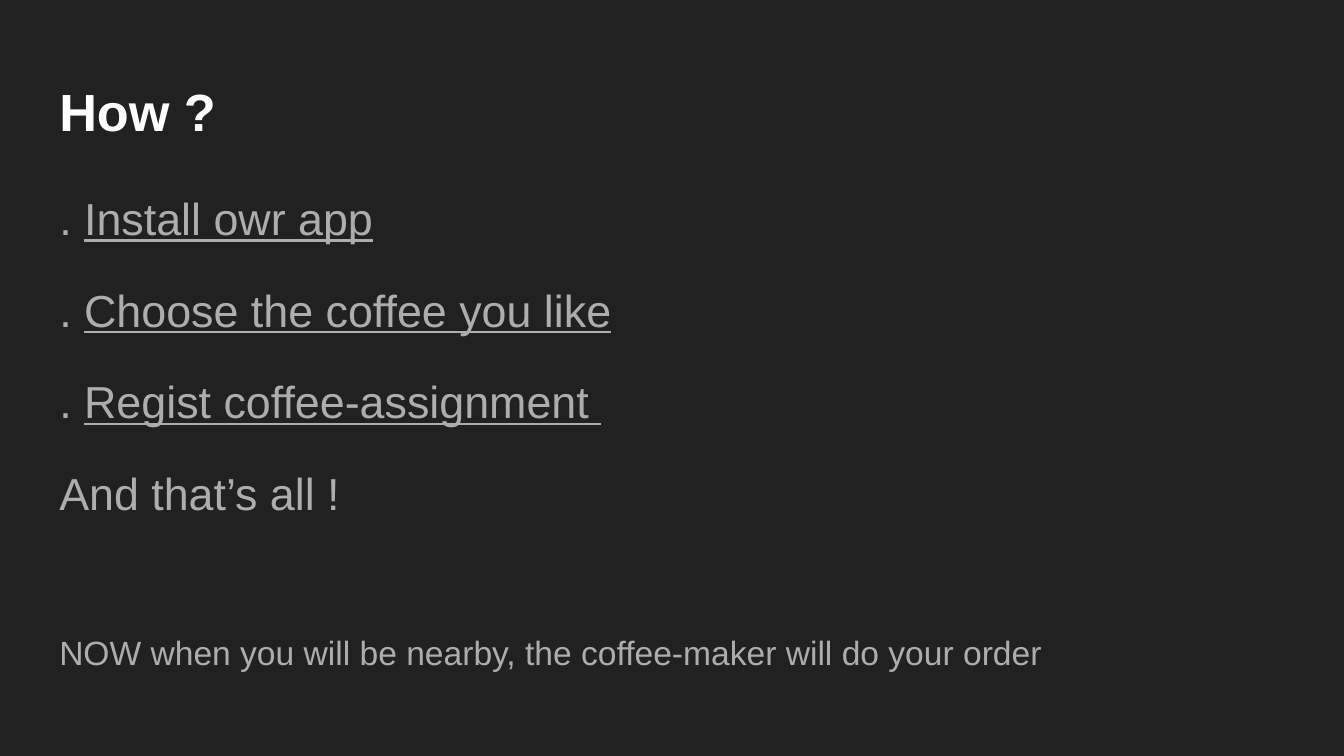
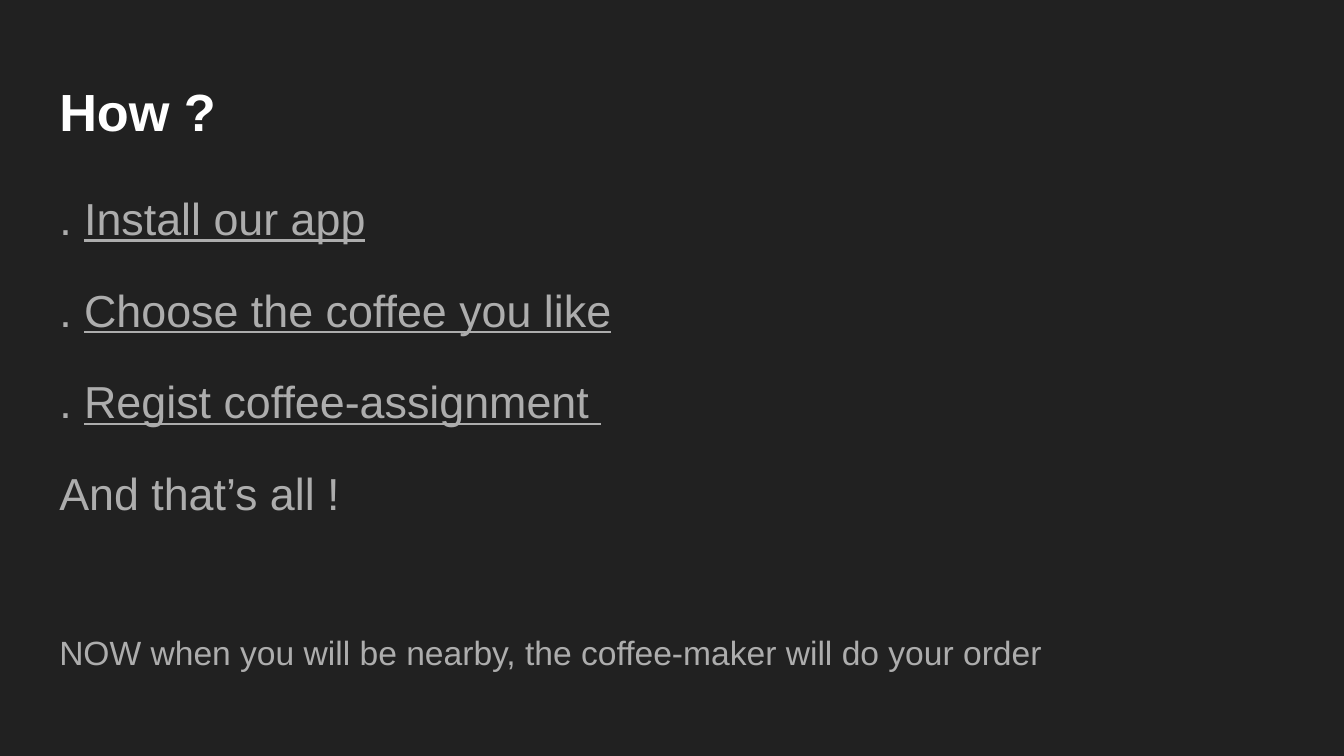
Before and after one commit to time4study/SORCER, a slide deck: slide 5 of homework/New Generation coffeemaker.pptx. Drawn at 1344x756 pixels with LibreOffice and Linux fonts; fonts in the diff are those of the drawing. Boxes give left, top, right and bottom in pixels: in the first picture for what was removed or moved away, otherwise in the second. Text is boxed around its words. In the diff, an @@ line names an element or a change of style, - is before the commit and + after.

Commit message:
up

```diff
--- a/homework/New Generation coffeemaker.pptx
+++ b/homework/New Generation coffeemaker.pptx
@@ text at [84,202,366,244]: text changed @@
-. Install owr app
+. Install our app
```
